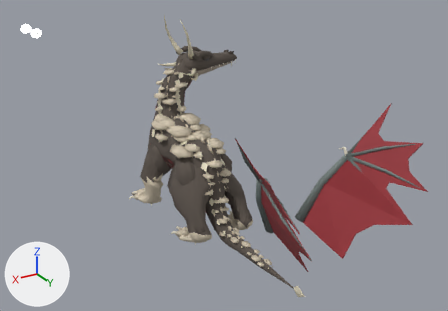
Two versions of the glTF model game/assets/genius/forms/drake-ash-walker.glb, one commit apart.
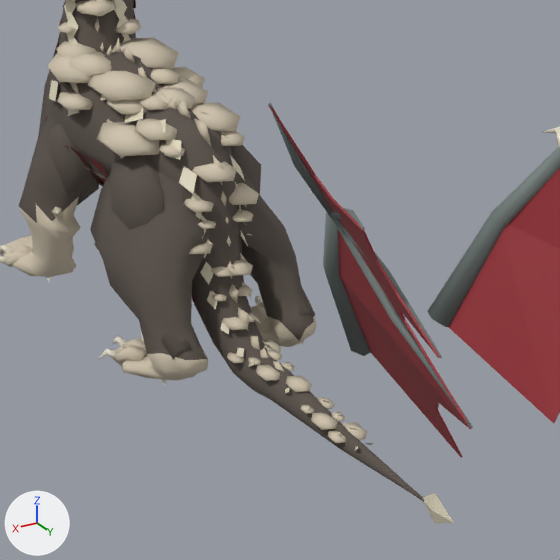
Each version is shown whole from a camera (50 mm lens) standing at (1.292, 2.452, 1.503) and looking at (0.051, 0.383, 0.468), then close up on the part from 30% to 77% of the width and 32% to 100% of the height. The lights are fixed; the arrows at lower left show +X, +Y and +Z. The older version's two pictures come first. Where no turn or scale is listed for an object, it has been applied to the vertices. Vertices at exactly the same position are counted once.

The older version as bpy lines, for what is in view:
```python
ob_glide_wing_l = bpy.data.objects.new('glide_wing_l', me_glide_wing_l)
ob_glide_wing_l.location = (0.069, 0.764, 0.308)
ob_glide_wing_r = bpy.data.objects.new('glide_wing_r', me_glide_wing_r)
ob_glide_wing_r.location = (-0.069, 0.764, 0.308)
ob_wolf = bpy.data.objects.new('Wolf', me_wolf)
ob_wolf.location = (0.0, 0.0, 0.0)
```
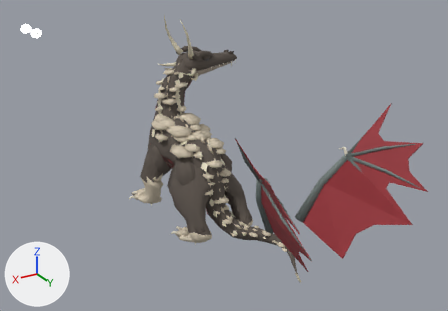
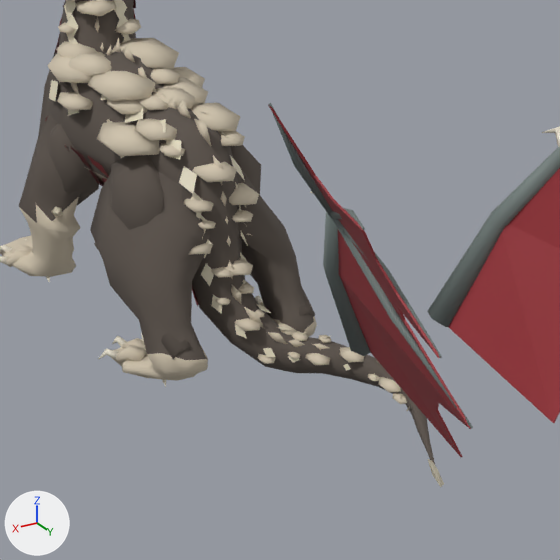
The change, as a list of edits to the scene's bpy script:
```text
Change me_wolf:
    remove me_wolf.from_pydata(...)  # 3590 vertices, 5734 faces; spans x -0.489..0.223, y -0.483..0.906, z 0.0..0.92
    add me_wolf.from_pydata(...)  # 3590 vertices, 5734 faces; spans x -0.489..0.223, y -0.483..0.825, z 0.0..0.92
    me_wolf part 1: the loose piece of 6 vertices spanning x -0.004..0.007, y 0.26..0.294, z 0.124..0.166 is multiplied about its middle by the matrix ((0.999, -0.102, 0.227), (0.09, 1.024, 0.064), (-0.232, -0.043, 1.003)), then moved by (-0.005, 0.001, -0.003)
    me_wolf part 2: the loose piece of 6 vertices spanning x -0.004..0.007, y 0.286..0.327, z 0.091..0.129 is multiplied about its middle by the matrix ((0.932, -0.255, 0.357), (0.217, 0.997, 0.143), (-0.381, -0.054, 0.955)), then moved by (-0.023, -0.002, -0.005)
    me_wolf part 3: the loose piece of 6 vertices spanning x -0.004..0.007, y 0.328..0.368, z 0.067..0.1 is multiplied about its middle by the matrix ((0.831, -0.461, 0.423), (0.388, 0.931, 0.252), (-0.49, -0.043, 0.916)), then moved by (-0.048, -0.005, -0.006)
    me_wolf part 4: the loose piece of 6 vertices spanning x -0.004..0.007, y 0.358..0.399, z 0.061..0.089 is multiplied about its middle by the matrix ((0.661, -0.655, 0.393), (0.564, 0.769, 0.332), (-0.514, 0.002, 0.869)), then moved by (-0.074, -0.012, -0.006)
    me_wolf part 5: the loose piece of 6 vertices spanning x -0.004..0.007, y 0.397..0.452, z 0.063..0.084 is multiplied about its middle by the matrix ((0.676, -0.562, 0.408), (0.486, 0.789, 0.282), (-0.496, 0.007, 0.833)), then moved by (-0.104, -0.026, -0.005)
    me_wolf part 6: the loose piece of 12 vertices spanning x 0.011..0.036, y 0.249..0.283, z 0.138..0.145 is moved by (-0.006, 0.003, -0.008)
    me_wolf part 7: the loose piece of 12 vertices spanning x -0.009..0.034, y 0.275..0.332, z 0.1..0.113 is moved by (-0.025, 0.0, -0.009)
    me_wolf part 8: the loose piece of 12 vertices spanning x -0.024..-0.001, y 0.288..0.319, z 0.103..0.11 is moved by (-0.023, -0.005, 0.001)
    me_wolf part 9: the loose piece of 12 vertices spanning x 0.02..0.048, y 0.322..0.359, z 0.055..0.064 is moved by (-0.061, 0.002, -0.019)
    me_wolf part 10: the loose piece of 12 vertices spanning x -0.053..-0.014, y 0.314..0.366, z 0.053..0.066 is moved by (-0.047, -0.023, 0.013)
    me_wolf part 11: the loose piece of 12 vertices spanning x 0.009..0.029, y 0.365..0.391, z 0.064..0.07 is moved by (-0.083, -0.004, -0.014)
    me_wolf part 12: the loose piece of 12 vertices spanning x -0.032..-0.006, y 0.36..0.396, z 0.063..0.071 is moved by (-0.07, -0.025, 0.005)
    me_wolf part 13: the loose piece of 12 vertices spanning x 0.0..0.039, y 0.398..0.45, z 0.062..0.074 is moved by (-0.112, -0.018, -0.014)
    me_wolf part 14: the loose piece of 12 vertices spanning x -0.03..-0.009, y 0.41..0.438, z 0.065..0.071 is moved by (-0.1, -0.038, 0.006)
    me_wolf part 15: the loose piece of 12 vertices spanning x -0.022..0.017, y 0.458..0.509, z 0.065..0.077 is moved by (-0.133, -0.038, -0.003)
    me_wolf part 16: the loose piece of 12 vertices spanning x 0.008..0.028, y 0.528..0.554, z 0.056..0.062 is moved by (-0.163, -0.041, -0.012)
    me_wolf part 17: the loose piece of 12 vertices spanning x -0.031..-0.004, y 0.523..0.558, z 0.055..0.063 is moved by (-0.157, -0.05, 0.006)
    me_wolf part 18: the loose piece of 12 vertices spanning x -0.006..0.032, y 0.559..0.61, z 0.053..0.065 is moved by (-0.167, -0.048, -0.009)
    me_wolf part 19: the loose piece of 12 vertices spanning x -0.023..-0.003, y 0.57..0.598, z 0.056..0.062 is moved by (-0.164, -0.048, 0.004)
    me_wolf part 20: 305 of 3590 vertices moved; they spanned x -0.054..0.054, y 0.162..0.906, z 0.001..0.296 and now span x -0.195..0.054, y 0.162..0.825, z 0.001..0.296; mean shift (-0.096, -0.034, -0.001); largest move (0.0, 0.584, 0.02) -> (-0.185, 0.536, 0.023)
    other edits to the shape of me_wolf do not show in these pictures
```

What differs and where, as boxes [x1, y1, x2, y2] in the close-ups (560 x 560 px; the box of a moved part takes in the faces that stretch with it):
'Wolf', reshaped: before [0, 0, 454, 523]; after [0, 0, 444, 487]
part 1 of me_wolf, moved or reshaped: before [229, 284, 239, 303]; after [231, 285, 241, 304]
part 2 of me_wolf, moved or reshaped: before [238, 307, 248, 330]; after [244, 307, 264, 328]
part 3 of me_wolf, moved or reshaped: before [251, 336, 260, 350]; after [268, 332, 287, 344]
part 4 of me_wolf, moved or reshaped: before [260, 348, 268, 358]; after [289, 339, 305, 347]
part 5 of me_wolf, moved or reshaped: before [273, 361, 284, 371]; after [313, 343, 329, 350]
part 6 of me_wolf, moved or reshaped: before [212, 294, 227, 301]; after [215, 298, 230, 305]
part 7 of me_wolf, moved or reshaped: before [221, 317, 249, 330]; after [234, 318, 261, 331]
part 8 of me_wolf, moved or reshaped: before [248, 314, 255, 322]; after [255, 309, 265, 317]
part 9 of me_wolf, moved or reshaped: before [227, 353, 244, 363]; after [258, 354, 275, 364]
part 10 of me_wolf, moved or reshaped: before [263, 340, 281, 353]; after [276, 322, 296, 335]
part 11 of me_wolf, moved or reshaped: before [248, 357, 261, 365]; after [288, 352, 300, 358]
part 12 of me_wolf, moved or reshaped: before [267, 350, 282, 360]; after [292, 331, 308, 341]
part 13 of me_wolf, moved or reshaped: before [256, 365, 280, 381]; after [305, 353, 330, 365]
part 14 of me_wolf, moved or reshaped: before [282, 362, 295, 371]; after [318, 335, 331, 343]
part 15 of me_wolf, moved or reshaped: before [285, 376, 312, 392]; after [339, 347, 364, 363]
part 16 of me_wolf, moved or reshaped: before [300, 405, 314, 414]; after [368, 373, 379, 381]
part 17 of me_wolf, moved or reshaped (not visible afterwards): before [317, 397, 334, 409]
part 18 of me_wolf, moved or reshaped: before [311, 413, 338, 430]; after [378, 377, 401, 393]
part 19 of me_wolf, moved or reshaped (not visible afterwards): before [331, 412, 345, 421]
part 20 of me_wolf, moved or reshaped: before [151, 171, 454, 523]; after [151, 171, 444, 487]
